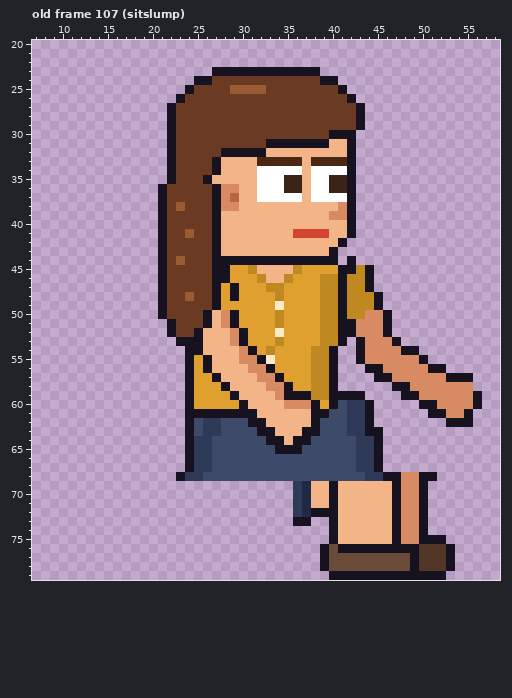
Edited in one commit: pixel-art file (sprites/clients/client_agent_a_right_anim.aseprite). This is how it looked before the edit.
64x80 pixels, 129 frames. Colours within 5 levels of each other are drawn and written as one. Shown: old frame 107 (sitslump): x 7..58, y 20..79. The commit also changed other frames, which this record leaves out.
And afterwards:
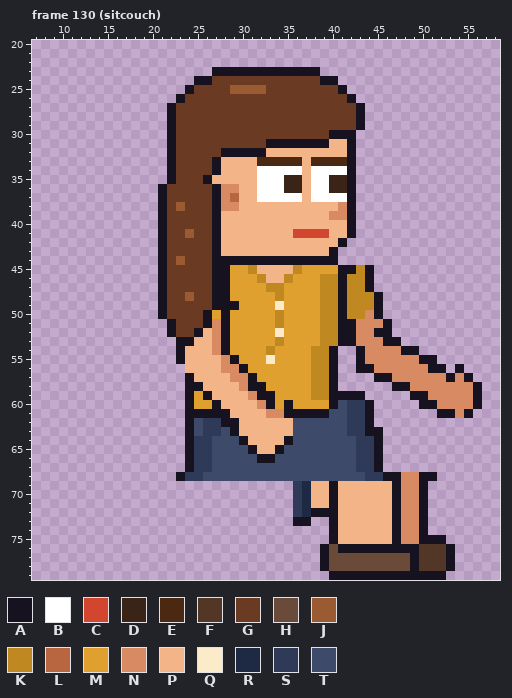
Palette (. is transparent): A #17121f  B #ffffff  C #d2452e  D #3a2418  E #4a2812  F #523626  G #6a3a22  H #6a4a38  J #9a5a32  K #c08820  L #b8663f  M #e0a030  N #d88a62  P #f3b488  Q #fcebc8  R #1e2a44  S #2e3a58  T #3e4a6a
A new or re-ordered frame is compared with the old frame closest to it.
Difference:
frames 129 -> 135
--- frame 130 (sitcouch) is new; against old frame 107 (sitslump), layers "Near Arm", "Back Arm"
@@ x 7..58 @@
 43 ..............AGGGGGAPPPPPPPPPPPPA..................
-44 ..............AGJGGGAAAAAAAAAAAAAA.A................
+44 ..............AGJGGGAAAAAAAAAAAAAA..................
 45 ..............AGGGGGAAMMKPPPPKMMMMAAKA..............
 46 ..............AGGGGGAAMMMKPPKMMMKKAKKA..............
-47 ..............AGGGGGAMAMMMKKMMMMKKAKKA..............
-48 ..............AGGJGGAMAMMMMKMMMMKKAKKKA.............
-49 ..............AGGGGGAMMMMMMQMMMMKKAKKKA.............
-50 ..............AGGGGAPNAMMMMKMMMMKKAKKNNA............
-51 ...............AGGGAPNAMMMMKMMMMKKAANNNA............
-52 ...............AGGAPPPNAMMMQMMMMKKAANNNA............
-53 ................AAAPPPNAMMMKMMMMKKA.ANNNA...........
-54 .................AAPPPPNAMKMMMMKKA..ANNNNAA.........
-55 .................AMAPPPNNAQMMMMKKA..ANNNNNNA........
-56 .................AMAPPPPNNAMMMMKKA...AANNNNNAA......
-57 .................AMMAPPPPNNAMMMKKA....AANNNNNNAAA...
-58 .................AMMMAPPPPNNAMMKKA......AANNNNNNN...
-59 .................AMMMMAPPPPNAAAKKAAAA....AANNNNNNA..
-60 .................AMMMMMAPPPPNNNAMATSSA.....AANNNNA..
-61 .................AAAAAAAAPPPPPPAATTSSA......AANNA...
-62 .................ATSSTTTAAPPPPPATTTSSA........AAA...
-63 .................ATSSTTTTAAPPPAATTTSSAA.............
-64 .................ASSTTTTTTAAPAATTTTTSSA.............
-65 .................ASSTTTTTTTAAATTTTTTSSA.............
-66 .................ASSTTTTTTTTTTTTTTTTSSA.............
+47 ..............AGGGGGAAMMMMKKMMMMKKAKKA..............
+48 ..............AGGJGGAAMMMMMKMMMMKKAKKKA.............
+49 ..............AGGGGGAAAMMMMQMMMMKKAKKKA.............
+50 ..............AGGGGAMAMMMMMKMMMMKKAKKNA.............
+51 ...............AGGGANAMMMMMKMMMMKKAANNNA............
+52 ...............AGGAPNAMMMMMQMMMMKKAANNAA............
+53 ................AAPPNAMMMMMKMMMMKKAANNNAA...........
+54 ................APPPNAMMMMKMMMMKKA..ANNNNAA.........
+55 ................APPPPNAMMMQMMMMKKA..ANNNNNNAA.......
+56 .................PPPPNNAMMMMMMMKKA..AANNNNNNAA.A....
+57 .................APPPPNNAMMMMMMKKA....AANNNNNNANA...
+58 .................AAPPPPNAAMMMMMKKA......AANNNNNNNA..
+59 .................AMAPPPPNAAMMMMKKAAAA.....AANNNNNA..
+60 .................AMMAPPPPNAMAMMMMATSSA.....AANNNNA..
+61 .................AAAAAPPPPNNAAAAATTSSA.......AANA...
+62 .................ATSSAAPPPPPPTTTTTTSSA..............
+63 .................ATSSTAPPPPPPTTTTTTSSAA.............
+64 .................ASSTTTAPPPPATTTTTTTSSA.............
+65 .................ASSTTTTAPPATTTTTTTTSSA.............
+66 .................ASSTTTTTAATTTTTTTTTSSA.............
 67 .................ASSTTTTTTTTTTTTTTTTSSA.............
Boxes around the changes in both pictures, in picture pixels (x1, y1, x2, y2):
erased: (347, 256, 356, 265)
changed: (176, 283, 320, 463)
changed: (347, 310, 482, 427)
